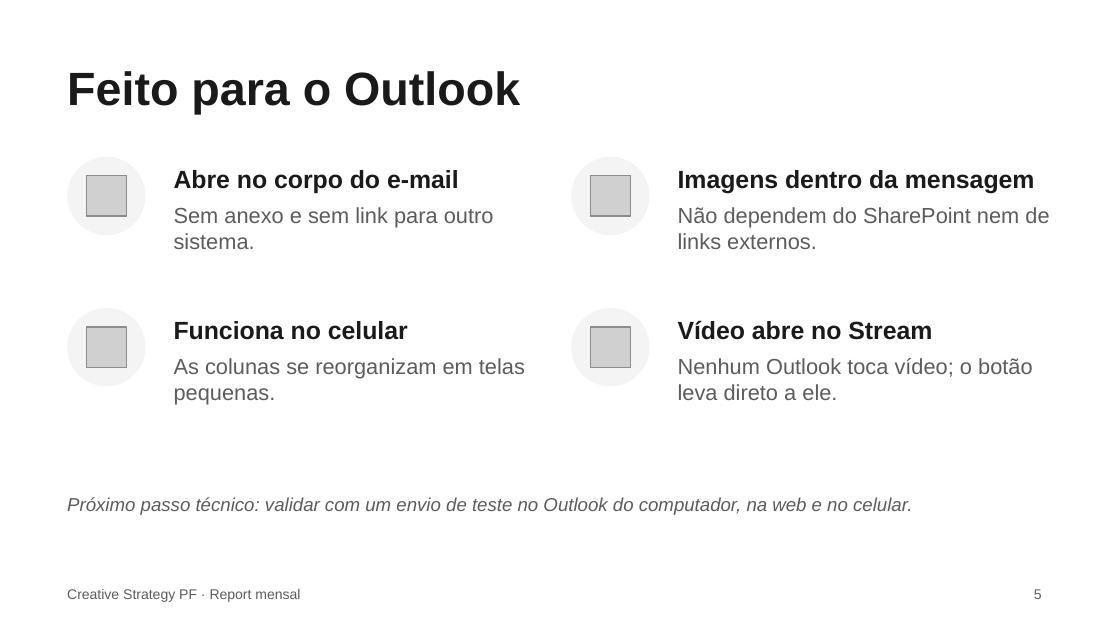
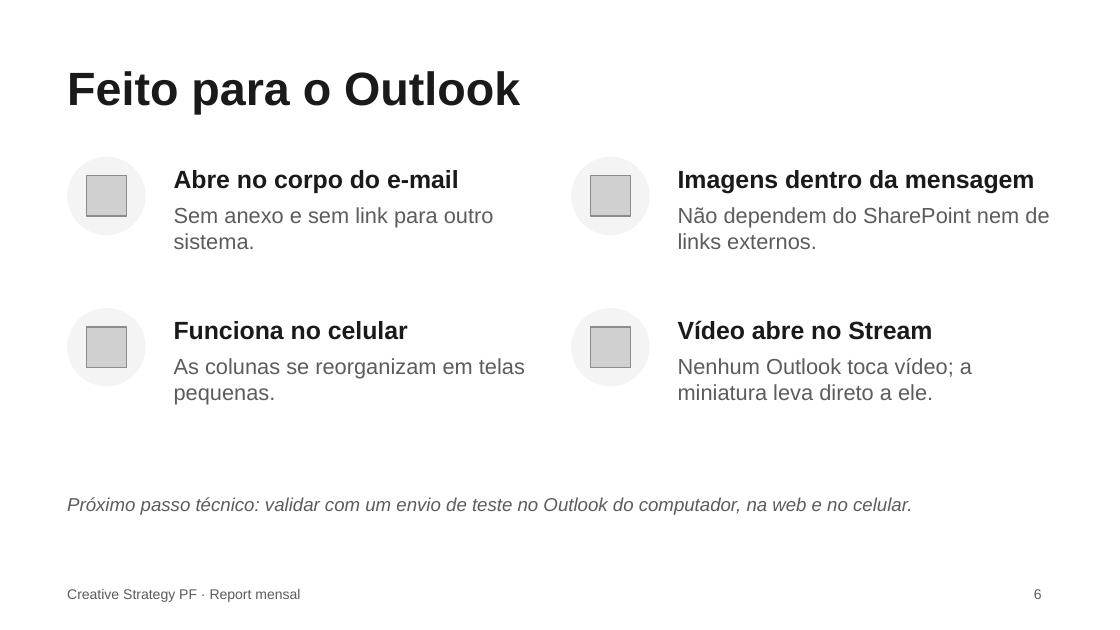
Before and after one commit to fabrizzioriccelli/report_mensal_st, a slide deck: slide 6 of docs/apresentacao-report-mensal.pptx (slide 5 before the commit). Drawn at 1120x630 pixels with LibreOffice and Linux fonts; fonts in the diff are those of the drawing; grey boxes stand for pictures. Boxes give left, top, right and bottom in pixels: in the first picture for what was removed or moved away, otherwise in the second. Text is boxed around its words. In the diff, an @@ line names an element or a change of style, - is before the commit and + after.

```diff
--- a/docs/apresentacao-report-mensal.pptx
+++ b/docs/apresentacao-report-mensal.pptx
@@ text at [678, 358, 972, 400]: text changed @@
-Nenhum Outlook toca vídeo; o botão leva direto a ele.
+Nenhum Outlook toca vídeo; a miniatura leva direto a ele.
@@ page number at [1034, 589, 1042, 599]: text changed @@
-5
+6
```
Also in this commit, not shown: 5 other slides changed, 1 slide added, 45 other files.
